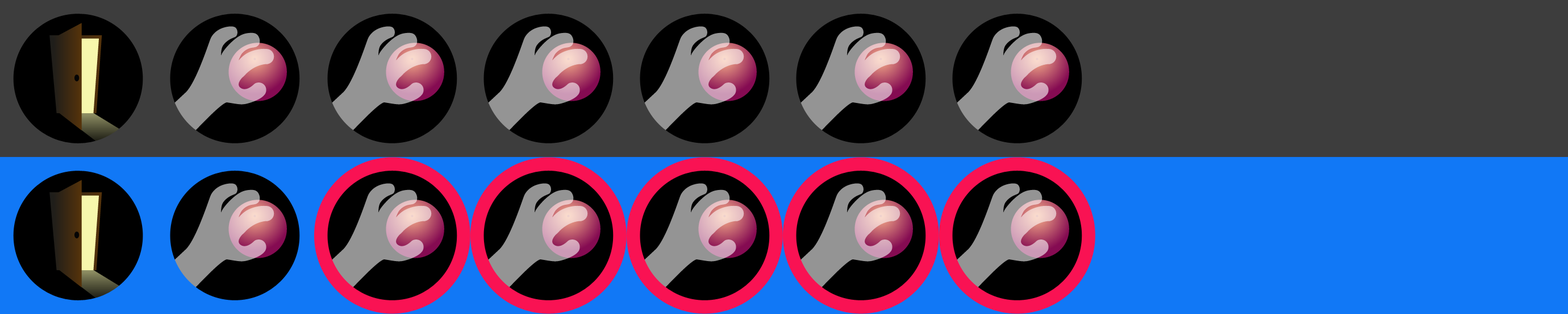
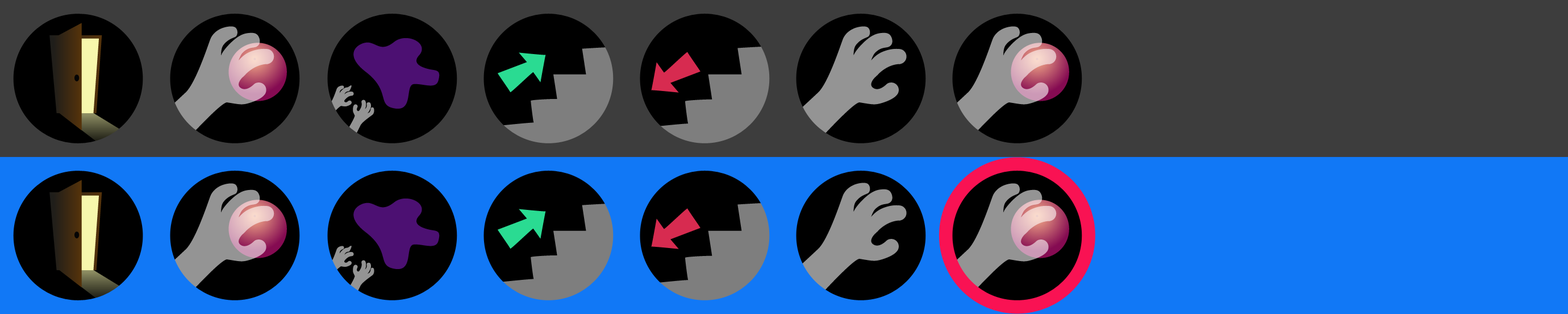
Layers edited between the first and the second 1568 × 314 image:
removed layer "Vektor-Smart-Objekt" (3rd of 16, in "take Kopie 4" › "aktiv") from group "aktiv" over (787, 182, 913, 298)
added layer "Vektor-Smart-Objekt Kopie 9" in group "aktiv" over (793, 182, 907, 297)
hid "Form 1" (3rd of 13, in "take Kopie 4" › "aktiv") over (782, 156, 940, 314)
renamed "Vektor-Smart-Objekt" to "Vektor-Smart-Objekt Kopie 8", painted on it over (800, 26, 913, 133)
renamed "Vektor-Smart-Objekt" to "Vektor-Smart-Objekt Kopie 7", painted on it over (631, 182, 773, 313)
hid "Form 1" (5th of 13, in "take Kopie 3" › "aktiv") over (626, 156, 783, 314)
renamed "Vektor-Smart-Objekt" to "Vektor-Smart-Objekt Kopie 5", painted on it over (644, 26, 770, 144)
renamed "Vektor-Smart-Objekt" to "Vektor-Smart-Objekt Kopie 4", painted on it over (474, 182, 617, 311)
removed layer "Form 1" (7th of 14, in "take Kopie 2" › "aktiv") from group "aktiv" over (469, 156, 627, 314)
renamed "Vektor-Smart-Objekt" to "Vektor-Smart-Objekt Kopie 3", painted on it over (488, 26, 614, 144)
renamed "Vektor-Smart-Objekt" to "Vektor-Smart-Objekt Kopie 2", painted on it over (318, 182, 445, 298)
hid "Form 1" (8th of 13, in "take Kopie" › "aktiv") over (313, 156, 471, 314)
renamed "Vektor-Smart-Objekt" to "Vektor-Smart-Objekt Kopie", painted on it over (331, 26, 445, 133)
